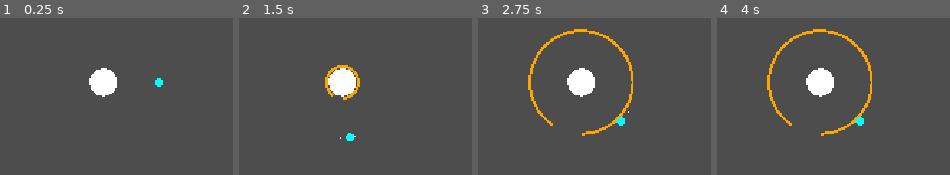
Above: before the commit, frames 1-4 (left to right).
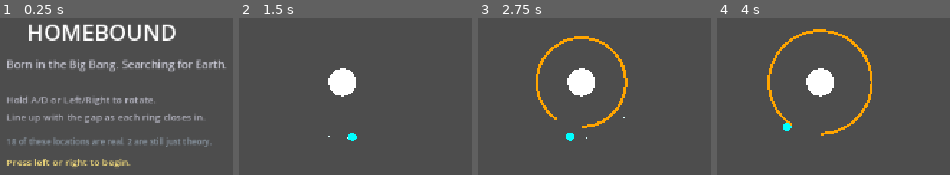
Above: after the commit, the same moments.

Repository: reyadvoid/Homebound
Game: Godot game, scene res://scenes/Main.tscn
Two runs of this game, one before a commit and one after it. Both use one fixed random seed, a clock stepped at 60 frames per second and the inputs below.
Inputs:
- Up to frame 1 (0.25 s): no input
- Up to frame 2 (1.5 s): tap Enter at 0.5 s; hold D (rotate_right) 0.53-1.28 s; tap Space at 1.25 s; hold A (rotate_left) from 1.28 s (still down)
- Up to frame 3 (2.75 s): release A (rotate_left) at 2.03 s; hold D (rotate_right) from 2.03 s (still down)
- Up to frame 4 (4 s): tap Enter at 3.5 s; release D (rotate_right) at 3.53 s; hold A (rotate_left) from 3.53 s (still down)

The runs differ from the first frame. In frame 1, 14% of the frame differs, in the area x 3-97%, y 3-95%; in frame 2, 0.8%; in frame 3, 4.4%; in frame 4, 0.3%.

Commit message:
sound, ambient loop fix, title screen

Diff:
--- a/homebound/scenes/Main.tscn
+++ b/homebound/scenes/Main.tscn
@@ -1,6 +1,8 @@
 [gd_scene format=3 uid="uid://yn33uottuds0"]
 
 [ext_resource type="Script" uid="uid://5i187nuge6pi" path="res://scripts/main.gd" id="1_elqb8"]
+[ext_resource type="AudioStream" uid="uid://7fka33cf51k8" path="res://assets/universfield-reward-chime-144757.mp3" id="2_rarhs"]
+[ext_resource type="AudioStream" uid="uid://brknt8wqqvh4b" path="res://assets/idoberg-space-chords-loop-310493.mp3" id="4_c01mt"]
 
 [sub_resource type="ParticleProcessMaterial" id="ParticleProcessMaterial_hdm0q"]
 particle_flag_disable_z = true
@@ -18,3 +20,10 @@
 amount = 32
 lifetime = 0.5
 process_material = SubResource("ParticleProcessMaterial_hdm0q")
+
+[node name="SfxFail" type="AudioStreamPlayer" parent="." unique_id=569225493]
+stream = ExtResource("2_rarhs")
+
+[node name="Ambient" type="AudioStreamPlayer" parent="." unique_id=712204422]
+stream = ExtResource("4_c01mt")
+autoplay = true
--- a/homebound/scripts/main.gd
+++ b/homebound/scripts/main.gd
@@ -10,30 +10,31 @@
 var ring_speed = 60.0
 var gap_width = 0.6
 var running = true
+var game_started = false
 var rings = []
 var spawn_timer = 0.0
 var spawn_interval = 1.3
 
 var stages = [
-	{ "name": "Big Bang", "ring_type": "out", "rings_to_pass": 1, "color": Color(1, 1, 1) },
-	{ "name": "Primordial Plasma", "ring_type": "in", "rings_to_pass": 1, "color": Color(0.9, 0.3, 0.1) },
-	{ "name": "Recombination", "ring_type": "in", "rings_to_pass": 1, "color": Color(0.9, 0.8, 0.4) },
-	{ "name": "The Dark Ages", "ring_type": "in", "rings_to_pass": 1, "color": Color(1, 1, 1), "low_visibility": true },
-	{ "name": "First Starlight", "ring_type": "in", "rings_to_pass": 1, "color": Color(0.6, 0.8, 1.0) },
-	{ "name": "Protogalaxy", "ring_type": "in", "rings_to_pass": 1, "color": Color(0.3, 0.6, 0.65) },
-	{ "name": "Nebula", "ring_type": "in", "rings_to_pass": 1, "color": Color(0.75, 0.5, 0.8) },
-	{ "name": "Star Cluster", "ring_type": "in", "rings_to_pass": 1, "color": Color(0.8, 0.9, 1.0) },
-	{ "name": "Supernova", "ring_type": "out", "rings_to_pass": 1, "color": Color(1.0, 0.5, 0.15) },
-	{ "name": "Neutron Star", "ring_type": "in", "rings_to_pass": 1, "color": Color(0.7, 0.85, 1.0) },
-	{ "name": "Pulsar", "ring_type": "in", "rings_to_pass": 1, "color": Color(0.6, 0.75, 1.0) },
-	{ "name": "Black Hole", "ring_type": "in", "rings_to_pass": 1, "color": Color(0.03, 0.03, 0.05) },
-	{ "name": "Quasar", "ring_type": "in", "rings_to_pass": 1, "color": Color(1.0, 0.95, 0.6) },
-	{ "name": "Galactic Core", "ring_type": "in", "rings_to_pass": 1, "color": Color(0.85, 0.7, 0.35) },
-	{ "name": "Wormhole", "ring_type": "in", "rings_to_pass": 1, "color": Color(0.35, 0.55, 0.7), "two_path": true },
-	{ "name": "White Hole", "ring_type": "out", "rings_to_pass": 1, "color": Color(1, 1, 1) },
-	{ "name": "Molecular Cloud", "ring_type": "in", "rings_to_pass": 1, "color": Color(0.5, 0.55, 0.65) },
-	{ "name": "Oort Cloud", "ring_type": "in", "rings_to_pass": 1, "color": Color(0.7, 0.8, 0.9) },
-	{ "name": "Asteroid Belt", "ring_type": "in", "rings_to_pass": 1, "color": Color(0.55, 0.45, 0.35) },
+	{ "name": "Big Bang", "ring_type": "out", "rings_to_pass": 3, "color": Color(1, 1, 1) },
+	{ "name": "Primordial Plasma", "ring_type": "in", "rings_to_pass": 4, "color": Color(0.9, 0.3, 0.1) },
+	{ "name": "Recombination", "ring_type": "in", "rings_to_pass": 3, "color": Color(0.9, 0.8, 0.4) },
+	{ "name": "The Dark Ages", "ring_type": "in", "rings_to_pass": 4, "color": Color(1, 1, 1), "low_visibility": true },
+	{ "name": "First Starlight", "ring_type": "in", "rings_to_pass": 3, "color": Color(0.6, 0.8, 1.0) },
+	{ "name": "Protogalaxy", "ring_type": "in", "rings_to_pass": 3, "color": Color(0.3, 0.6, 0.65) },
+	{ "name": "Nebula", "ring_type": "in", "rings_to_pass": 3, "color": Color(0.75, 0.5, 0.8) },
+	{ "name": "Star Cluster", "ring_type": "in", "rings_to_pass": 4, "color": Color(0.8, 0.9, 1.0) },
+	{ "name": "Supernova", "ring_type": "out", "rings_to_pass": 3, "color": Color(1.0, 0.5, 0.15) },
+	{ "name": "Neutron Star", "ring_type": "in", "rings_to_pass": 5, "color": Color(0.7, 0.85, 1.0) },
+	{ "name": "Pulsar", "ring_type": "in", "rings_to_pass": 4, "color": Color(0.6, 0.75, 1.0) },
+	{ "name": "Black Hole", "ring_type": "in", "rings_to_pass": 6, "color": Color(0.03, 0.03, 0.05) },
+	{ "name": "Quasar", "ring_type": "in", "rings_to_pass": 5, "color": Color(1.0, 0.95, 0.6) },
+	{ "name": "Galactic Core", "ring_type": "in", "rings_to_pass": 4, "color": Color(0.85, 0.7, 0.35) },
+	{ "name": "Wormhole", "ring_type": "in", "rings_to_pass": 4, "color": Color(0.35, 0.55, 0.7), "two_path": true },
+	{ "name": "White Hole", "ring_type": "out", "rings_to_pass": 3, "color": Color(1, 1, 1) },
+	{ "name": "Molecular Cloud", "ring_type": "in", "rings_to_pass": 3, "color": Color(0.5, 0.55, 0.65) },
+	{ "name": "Oort Cloud", "ring_type": "in", "rings_to_pass": 3, "color": Color(0.7, 0.8, 0.9) },
+	{ "name": "Asteroid Belt", "ring_type": "in", "rings_to_pass": 4, "color": Color(0.55, 0.45, 0.35) },
 	{ "name": "Earth", "ring_type": "none", "rings_to_pass": 0, "color": Color(0.25, 0.6, 0.5) },
 ]
 var stage_index = 0
@@ -46,6 +47,12 @@
 	return (a >= gs and a <= ge) if gs < ge else (a >= gs or a <= ge)
 
 func _process(delta):
+	if not game_started:
+		if Input.is_action_just_pressed("rotate_left") or Input.is_action_just_pressed("rotate_right"):
+			game_started = true
+			trail.emitting = true
+		queue_redraw()
+		return
 	if not running:
 		trail.emitting = false
 		return
@@ -56,7 +63,6 @@
 
 	player_pos = center + Vector2(cos(player_angle), sin(player_angle)) * player_radius
 	trail.position = player_pos
-	trail.emitting = true
 
 	spawn_timer += delta
 	if spawn_timer >= spawn_interval:
@@ -82,6 +88,7 @@
 			if passed:
 				on_ring_passed()
 			else:
+				$SfxFail.play()
 				running = false
 				print("Missed it — press Play again to retry")
 			break
@@ -137,6 +144,14 @@
 		draw_circle(edge2, 5, Color(1, 0.95, 0.6))
 
 func _draw():
+	if not game_started:
+		draw_string(ThemeDB.fallback_font, Vector2(center.x - 110, center.y - 60), "HOMEBOUND", HORIZONTAL_ALIGNMENT_LEFT, -1, 32, Color.WHITE)
+		draw_string(ThemeDB.fallback_font, Vector2(center.x - 140, center.y - 20), "Born in the Big Bang. Searching for Earth.", HORIZONTAL_ALIGNMENT_LEFT, -1, 16, Color(0.8, 0.8, 0.85))
+		draw_string(ThemeDB.fallback_font, Vector2(center.x - 140, center.y + 30), "Hold A/D or Left/Right to rotate.", HORIZONTAL_ALIGNMENT_LEFT, -1, 14, Color(0.7, 0.7, 0.75))
+		draw_string(ThemeDB.fallback_font, Vector2(center.x - 140, center.y + 55), "Line up with the gap as each ring closes in.", HORIZONTAL_ALIGNMENT_LEFT, -1, 14, Color(0.7, 0.7, 0.75))
+		draw_string(ThemeDB.fallback_font, Vector2(center.x - 140, center.y + 90), "18 of these locations are real. 2 are still just theory.", HORIZONTAL_ALIGNMENT_LEFT, -1, 12, Color(0.55, 0.6, 0.65))
+		draw_string(ThemeDB.fallback_font, Vector2(center.x - 140, center.y + 120), "Press left or right to begin.", HORIZONTAL_ALIGNMENT_LEFT, -1, 14, Color(1, 0.9, 0.5))
+		return
 	var s = stages[stage_index]
 	if s.ring_type == "none":
 		draw_circle(center, 40, Color(0.2, 0.45, 0.75))
Not shown, added: homebound/assets/idoberg-space-chords-loop-310493.mp3.import
Not shown, added: homebound/assets/miraclei-sample_error_fail01_kofi_by_miraclei-360129.mp3.import
Not shown, added: homebound/assets/universfield-reward-chime-144757.mp3.import
Not shown, added: homebound/assets/idoberg-space-chords-loop-310493.mp3
Not shown, added: homebound/assets/miraclei-sample_error_fail01_kofi_by_miraclei-360129.mp3
Not shown, added: homebound/assets/universfield-reward-chime-144757.mp3
